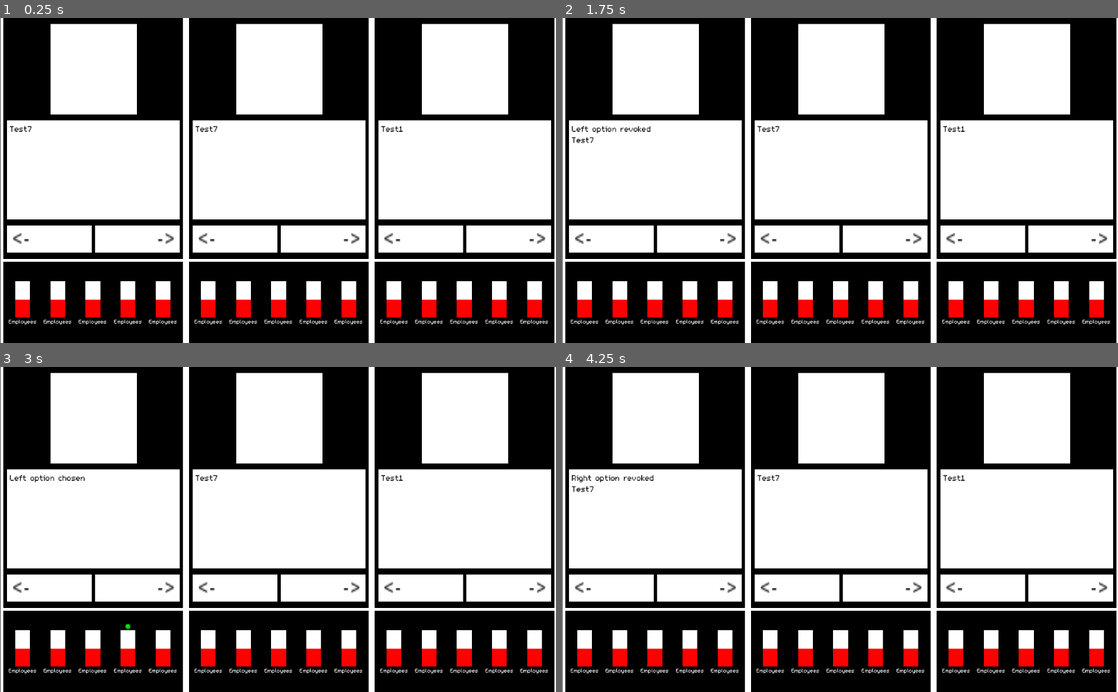
Above: before the commit, frames 1-4 (two rows, left to right).
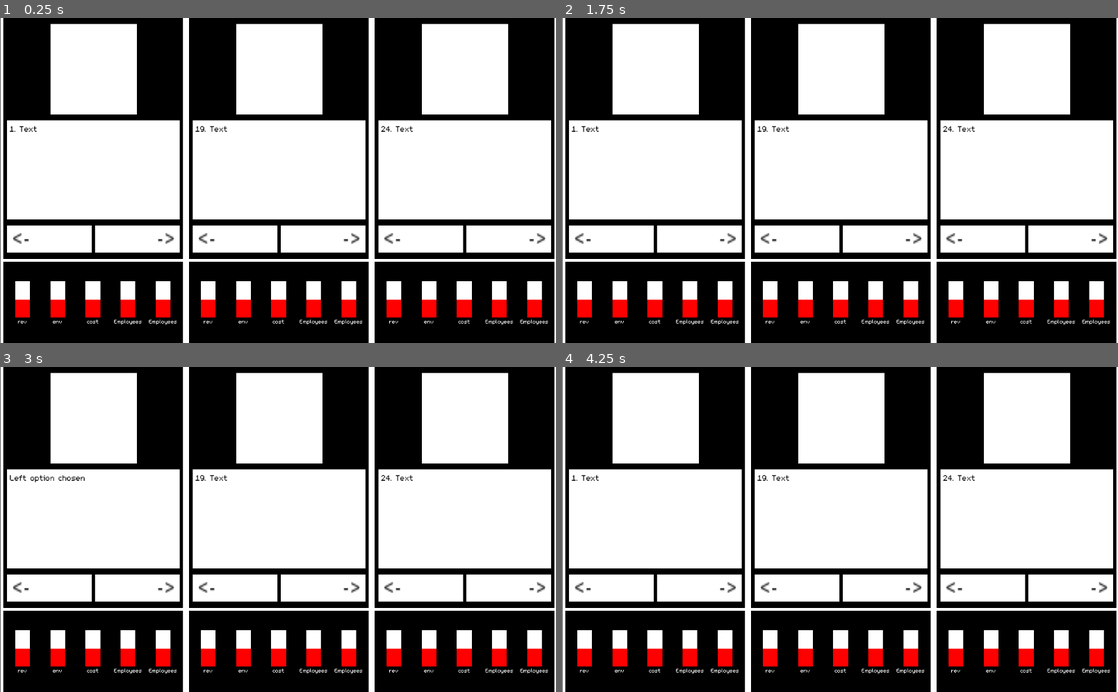
Above: after the commit, the same moments.

Repository: AlmostBearded/huettenjam-2019
Game: Godot game, scene res://SplitscreenFusion.tscn
Same seed, same stepped clock (60 frames per second), same inputs: the game is played once before the commit and once after it. After the commit the project has no main scene; this scene is started directly in both runs.
Inputs:
- Up to frame 1 (0.25 s): no input
- Up to frame 2 (1.75 s): tap Enter at 0.5 s; hold E (accept_p1) 0.53-1.28 s; tap Q (reject_p1) at 0.8, 1.35 s; tap E (accept_p1) at 1.55 s
- Up to frame 3 (3 s): tap E (accept_p1) at 2 s; hold E (accept_p1) 2.03-2.78 s; tap Q (reject_p1) at 2.3, 2.85 s
- Up to frame 4 (4.25 s): tap E (accept_p1) at 3.05, 3.5 s; hold E (accept_p1) from 3.53 s (still down); tap Q (reject_p1) at 3.8 s

The runs differ from the first frame. In frame 1, 0.5% of the frame differs, in the area x 1-86%, y 33-95%; in frame 2, 0.7%; in frame 3, 0.5%; in frame 4, 0.7%.

Commit message:
integrate splitscreen pool

Diff:
--- /dev/null
+++ b/PlayerEnd.tscn
@@ -0,0 +1,17 @@
+[gd_scene format=2]
+
+[node name="end_screen" type="Node2D"]
+
+[node name="Panel" type="Panel" parent="."]
+margin_right = 200.0
+margin_bottom = 300.0
+
+[node name="Text" type="Label" parent="Panel"]
+margin_left = 5.0
+margin_top = 5.0
+margin_right = 195.0
+margin_bottom = 31.0
+text = "Game Over"
+align = 1
+valign = 1
+autowrap = true
--- a/SplitscreenFusion.tscn
+++ b/SplitscreenFusion.tscn
@@ -38,6 +38,7 @@
 margin_bottom = 1077.0
 rect_scale = Vector2( 0.53, 0.556 )
 id = 2
+department = "b"
 
 [node name="container3" type="ViewportContainer" parent="viewports"]
 margin_left = 684.0
@@ -52,6 +53,7 @@
 margin_bottom = 1077.0
 rect_scale = Vector2( 0.53, 0.556 )
 id = 3
+department = "c"
 
 [node name="Camera2D" type="Camera2D" parent="viewports"]
 position = Vector2( 511.136, 297.224 )
--- a/SplitscreenPart.gd
+++ b/SplitscreenPart.gd
@@ -1,6 +1,7 @@
 extends Panel
 
 export var id = 1
+export var department = 'a'
 
 onready var text = $ViewportContainer/QuestionPanel/Label
 
@@ -8,44 +9,61 @@
 const INFLUENCE_ENUM = preload("res://StatusInfluenceEnum.gd")
 enum {LEFT, NEUTRAL, RIGHT}
 var choice = NEUTRAL
-const TEST_DECISION_ARRAY = preload("res://TestDecisionArrays.gd")
-const DECISION_ARRAY_CLASS = preload("res://TestDecisionArrays.gd")
-var decision_array = DECISION_ARRAY_CLASS.new()
+#const TEST_DECISION_ARRAY = preload("res://TestDecisionArrays.gd")
+#const DECISION_ARRAY_CLASS = preload("res://TestDecisionArrays.gd")
+#var decision_array = DECISION_ARRAY_CLASS.new()
+
+var pool
+var curr_card = null
+var custom_stats = []
+
+var the_end = false
 
 func _ready():
-	randomize()
-	active_decision = decision_array.get_random_decision();
-	text.text = active_decision.text
+	#randomize()
+	#active_decision = decision_array.get_random_decision();
+	pool = GlobalPools.all_pools[department]
+	var first_card = pool.dict.keys()[0]
+	curr_card = pool.dict[first_card]
+
+	var stats = curr_card.positive_effects.keys()
+	#TODO: change with index proper custom impacts
+	for i in range(0,3):
+		custom_stats.append(stats[i].rsplit('_')[1])
+
+	$Status/Label.text = custom_stats[0]
+	$Status2/Label.text = custom_stats[1]
+	$Status3/Label.text = custom_stats[2]
+
+	text.text = str(curr_card.id) + ". " + curr_card.task
 
 func get_input():
 	if Input.is_action_just_pressed("accept_p%s" %id):
 		if choice == NEUTRAL:
-			show_right_influences(active_decision)
+			show_right_influences(curr_card)
 			text.text = 'Right option chosen'
 			choice = RIGHT
 		elif choice == RIGHT:
-			set_right_influences(active_decision)
-			active_decision = decision_array.get_random_decision();
-			text.text = active_decision.text
+			set_right_influences(curr_card)
+			go_ahead(true)
 			choice = NEUTRAL
 			reset_influences()
 		else:
-			text.text = 'Left option revoked\n' + active_decision.text
+			text.text = str(curr_card.id) + ". " + curr_card.task
 			choice = NEUTRAL
 			reset_influences()
 	if Input.is_action_just_pressed("reject_p%s" %id):
 		if choice == NEUTRAL:
-			show_left_influences(active_decision)
+			show_left_influences(curr_card)
 			text.text = 'Left option chosen'
 			choice = LEFT
 		elif choice == LEFT:
-			set_left_influences(active_decision)
-			active_decision = decision_array.get_random_decision();
-			text.text = active_decision.text
+			set_left_influences(curr_card)
+			go_ahead(false)
 			choice = NEUTRAL
 			reset_influences()
 		else:
-			text.text = 'Right option revoked\n' + active_decision.text
+			text.text = str(curr_card.id) + ". " + curr_card.task
 			choice = NEUTRAL
 			reset_influences()
 
@@ -53,52 +71,36 @@
 	get_input()
 
 func show_left_influences(option):
-	if option.left_influence_status1 != null:
-			$Status.show_influence(option.left_influence_status1)
-	if option.left_influence_status2 != null:
-			$Status2.show_influence(option.left_influence_status2)
-	if option.left_influence_status3 != null:
-			$Status3.show_influence(option.left_influence_status3)
-	if option.left_influence_status4 != null:
-			$Status4.show_influence(option.left_influence_status4)
-	if option.left_influence_status5 != null:
-			$Status5.show_influence(option.left_influence_status5)
+	var name = 'neg_%s'%$Status/Label.text
+	$Status.show_influence(-int(curr_card.negative_effects[name]))
+	name = 'neg_%s'%$Status2/Label.text
+	$Status2.show_influence(-int(curr_card.negative_effects[name]))
+	name = 'neg_%s'%$Status3/Label.text
+	$Status3.show_influence(-int(curr_card.negative_effects[name]))
 
 func show_right_influences(option):
-	if option.right_influence_status1 != null:
-			$Status.show_influence(option.right_influence_status1)
-	if option.right_influence_status2 != null:
-			$Status2.show_influence(option.right_influence_status2)
-	if option.right_influence_status3 != null:
-			$Status3.show_influence(option.right_influence_status3)
-	if option.right_influence_status4 != null:
-			$Status4.show_influence(option.right_influence_status4)
-	if option.right_influence_status5 != null:
-			$Status5.show_influence(option.right_influence_status5)
+	var name = 'pos_%s'%$Status/Label.text
+	$Status.show_influence(int(curr_card.positive_effects[name]))
+	name = 'pos_%s'%$Status2/Label.text
+	$Status2.show_influence(int(curr_card.positive_effects[name]))
+	name = 'pos_%s'%$Status3/Label.text
+	$Status3.show_influence(int(curr_card.positive_effects[name]))
 
 func set_left_influences(option):
-	if option.left_influence_status1 != null:
-			$Status.set_influence(option.left_influence_status1)
-	if option.left_influence_status2 != null:
-			$Status2.set_influence(option.left_influence_status2)
-	if option.left_influence_status3 != null:
-			$Status3.set_influence(option.left_influence_status3)
-	if option.left_influence_status4 != null:
-			$Status4.set_influence(option.left_influence_status4)
-	if option.left_influence_status5 != null:
-			$Status5.set_influence(option.left_influence_status5)
+	var name = 'neg_%s'%$Status/Label.text
+	$Status.set_influence(-int(curr_card.negative_effects[name]))
+	name = 'neg_%s'%$Status2/Label.text
+	$Status2.set_influence(-int(curr_card.negative_effects[name]))
+	name = 'neg_%s'%$Status3/Label.text
+	$Status3.set_influence(-int(curr_card.negative_effects[name]))
 
 func set_right_influences(option):
-	if option.right_influence_status1 != null:
-			$Status.set_influence(option.right_influence_status1)
-	if option.right_influence_status2 != null:
-			$Status2.set_influence(option.right_influence_status2)
-	if option.right_influence_status3 != null:
-			$Status3.set_influence(option.right_influence_status3)
-	if option.right_influence_status4 != null:
-			$Status4.set_influence(option.right_influence_status4)
-	if option.right_influence_status5 != null:
-			$Status5.set_influence(option.right_influence_status5)
+	var name = 'pos_%s'%$Status/Label.text
+	$Status.set_influence(int(curr_card.positive_effects[name]))
+	name = 'pos_%s'%$Status2/Label.text
+	$Status2.set_influence(int(curr_card.positive_effects[name]))
+	name = 'pos_%s'%$Status3/Label.text
+	$Status3.set_influence(int(curr_card.positive_effects[name]))
 
 func reset_influences():
 	$Status.reset_influence()
@@ -106,3 +108,14 @@
 	$Status3.reset_influence()
 	$Status4.reset_influence()
 	$Status5.reset_influence()
+
+func go_ahead(answer):
+	var succ_id = pool.select_succ(curr_card, true)
+	var new_card = pool.pull(succ_id)
+	if(new_card == null):
+			#EMPTY
+		the_end = true
+	if(curr_card.is_general()):
+		pool.insert(curr_card)
+	curr_card = new_card
+	text.text = str(curr_card.id) + ". " + curr_card.task
--- a/StatusProgressBar.gd
+++ b/StatusProgressBar.gd
@@ -25,7 +25,7 @@
 
 
 func set_influence(amount):
-	var value;
+	var value = amount;
 	if amount == INFLUENCE_ENUM.SMALL_POSITIVE_INFLUENCE:
 		value = 1;
 	if amount == INFLUENCE_ENUM.BIG_POSITIVE_INFLUENCE:
--- a/game.tscn
+++ /dev/null
@@ -1,5 +0,0 @@
-[gd_scene format=2]
-
-[node name="game" type="Node2D"]
-
-[node name="Sprite" type="Sprite" parent="."]
--- a/project.godot
+++ b/project.godot
@@ -27,8 +27,11 @@
 [application]
 
 config/name="huettenjam"
-run/main_scene="res://game.tscn"
 config/icon="res://icon.png"
+
+[autoload]
+
+GlobalPools="*res://scripts/cards_pool.gd"
 
 [debug]
 
--- a/scripts/cards_pool.gd
+++ b/scripts/cards_pool.gd
@@ -12,7 +12,7 @@
 	file.open("res://data/cards_pool.csv", file.READ)
 	var header = file.get_csv_line ()
 	var stats = []
-	for i in range(5, 5 + 2*n_stats):
+	for i in range(6, 6+2*n_stats):
 		var temp = header[i]
 		stats.append(header[i])
 	while !file.eof_reached():
@@ -29,40 +29,6 @@
 		curr_poll.insert(c)
 	file.close()
 
-#IMPORTANT !! TOY EXAMPLE WITH PLAYER 1 = DEPARTME a
-#(should be done per-player)
-func _process(delta):
-	if(curr_card == null):
-		curr_card = draw_card('a',str(1))
-
-	var accepted = -1
-	if Input.is_action_pressed("accept_p1"):
-		accepted = 1
-	if Input.is_action_pressed("reject_p1"):
-		accepted = 0
-	if(accepted > -1):
-		var new_card = select_next('a', curr_card, true if accepted == 1 else false)
-		if(new_card == null):
-			#EMPTY
-			the_end = true
-		if(curr_card.is_general()):
-			add_card('a',curr_card)
-		curr_card = new_card
-
-
-func draw_card(department, card_id):
-	return all_pools[department].pull(card_id)
-
-func add_card(department,card):
-	all_pools[department].insert(card)
-
-func select_next(department, curr_card, answer):
-	var succ_list = curr_card.get_successors(answer)
-	var selected_succ = str(all_pools[department].select_succ(succ_list))
-	if(int(selected_succ) == -1):
-		return null
-	return draw_card(department, selected_succ)
-
 
 func build_card(line, stats):
 	var id = line[0]
@@ -76,10 +42,10 @@
 	var neg_e = {}
 
 	for stat in range(0,n_stats):
-		pos_e[stat] = line[6+stat]
+		pos_e[stats[stat]] = line[6+stat]
 
 	for stat in range(n_stats, 2*n_stats):
-		neg_e[stat] = line[6+stat]
+		neg_e[stats[stat]] = line[6+stat]
 
 	var pos_s = {}
 	var succ = line[6+2*n_stats]
--- a/scripts/pool.gd
+++ b/scripts/pool.gd
@@ -20,7 +20,8 @@
 	size = size - 1
 	return card
 
-func select_succ(succ_list):
+func select_succ(card, answer):
+	var succ_list = card.get_successors(answer)
 	if(size == 0):
 		return -1
 	randomize()
